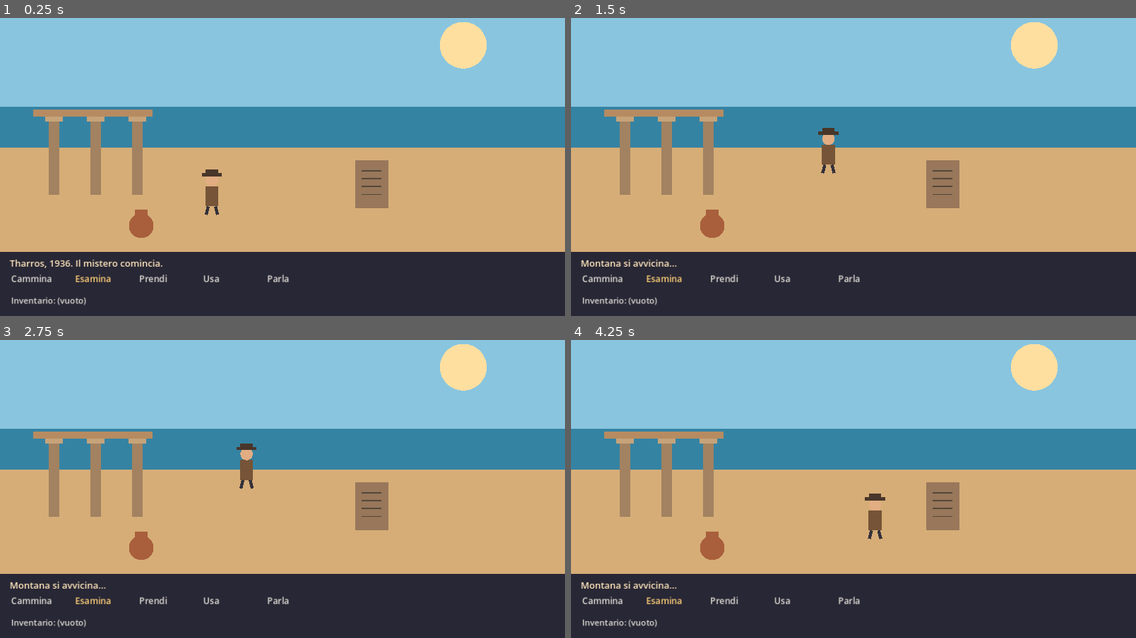
Above: before the commit, frames 1-4 (two rows, left to right).
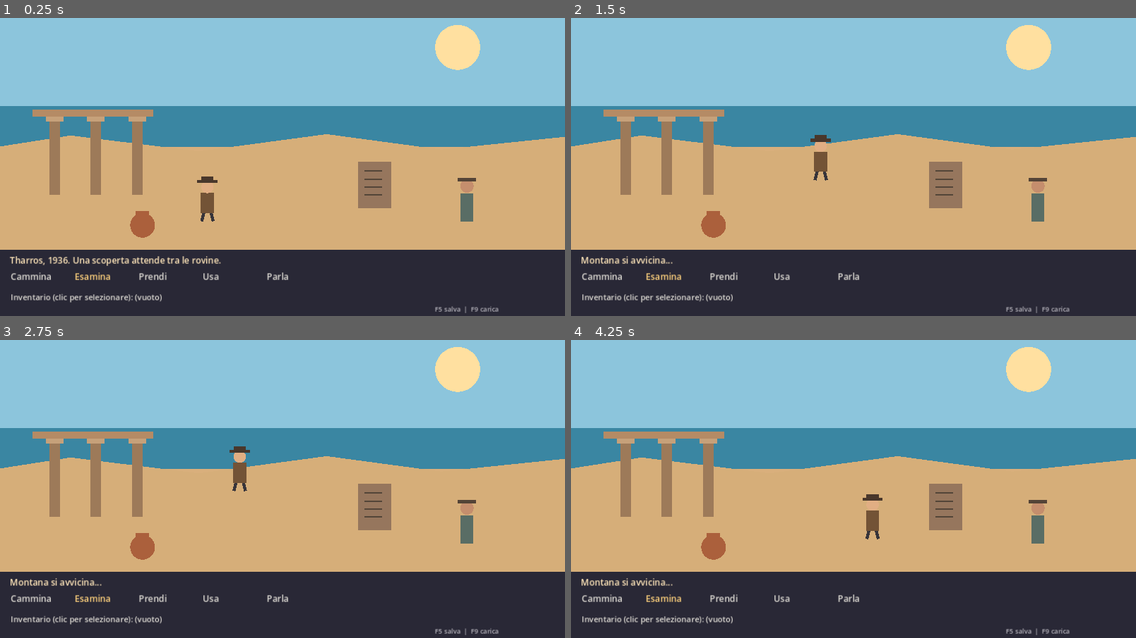
Above: after the commit, the same moments.

Repository: simulesco/montana-graves
Game: Godot game, scene res://scenes/main.tscn
Same seed, same stepped clock (60 frames per second), same inputs: the game is played once before the commit and once after it.
Inputs (mouse positions are in pixels of both pictures, inside the frame that each line leads up to):
- Up to frame 1 (0.25 s): no input
- Up to frame 2 (1.5 s): tap Enter at 0.5 s; tap 1 at 0.6 s; click (853, 158) at 0.67 s; tap 3 at 0.8, 1.35 s; move the mouse to (740, 172) at 1.27 s; click (740, 172) at 1.42 s
- Up to frame 3 (2.75 s): tap 1 at 1.55, 2.1 s; move the mouse to (339, 408) at 2.02 s; click (339, 408) at 2.17 s; tap 3 at 2.3 s
- Up to frame 4 (4.25 s): move the mouse to (825, 542) at 2.77 s; tap 3 at 2.85, 3.8 s; click (825, 542) at 2.92 s; tap 1 at 3.05, 3.6 s; move the mouse to (1023, 527) at 3.52 s; click (1023, 527) at 3.67 s

The runs differ from the first frame. In frame 1, 5.7% of the frame differs, in the area x 0-100%, y 1-100%; in frame 2, 5.5%; in frame 3, 5.4%; in frame 4, 5.2%.

Commit message:
feat: prototype 0.2 dialogues, inventory selection, saves and improved scene

Diff:
--- a/scripts/main.gd
+++ b/scripts/main.gd
@@ -1,70 +1,121 @@
 extends Control
+## Montana Graves - prototype 0.2. All visuals are temporary vector shapes.
+const VERBS := ["Cammina", "Esamina", "Prendi", "Usa", "Parla"]
+const SAVE_PATH := "user://montana_graves_save.json"
+var hero := Vector2(470, 505)
+var destination := Vector2(470, 505)
+var verb := "Esamina"
+var message := "Tharros, 1936. Una scoperta attende tra le rovine."
+var inventory: Array[String] = []
+var selected_item := ""
+var puzzle_solved := false
+var dialogue_open := false
+var dialogue_options := ["Chi sei?", "Cosa sai della stele?", "Arrivederci."]
+var hotspots := [
+	{"name":"Stele", "area":Rect2(805, 360, 92, 115), "detail":"Un'iscrizione di fantasia, ispirata al mondo fenicio-punico. Manca una tessera."},
+	{"name":"Anfora", "area":Rect2(283, 475, 82, 77), "detail":"Un recipiente rotto. Tra i cocci intravedo qualcosa."},
+	{"name":"Portico", "area":Rect2(76, 260, 280, 185), "detail":"Rovine stratificate: non tutte appartengono alla stessa epoca."},
+	{"name":"Archeologa", "area":Rect2(1025, 385, 65, 165), "detail":"Una studiosa osserva gli scavi con attenzione."}
+]
 
-var hero := Vector2(480, 490)
-var destination := Vector2(480, 490)
-var verb := "Esamina"
-var message := "Tharros, 1936. Il mistero comincia."
-var inventory: Array[String] = []
-var spots := [
-	{"name": "Stele", "area": Rect2(790, 355, 100, 120), "detail": "Una stele incisa. Sembra mancare un pezzo."},
-	{"name": "Anfora", "area": Rect2(280, 470, 80, 80), "detail": "Un'anfora spezzata tra le rovine."},
-	{"name": "Portico", "area": Rect2(75, 260, 275, 180), "detail": "Colonne di un antico edificio, trasformato nei secoli."}
-]
-const VERBS := ["Cammina", "Esamina", "Prendi", "Usa", "Parla"]
+func _ready() -> void:
+	set_process(true)
+	queue_redraw()
 
 func _process(delta: float) -> void:
-	hero = hero.move_toward(destination, 200.0 * delta)
+	hero = hero.move_toward(destination, 190.0 * delta)
 	queue_redraw()
 
 func _draw() -> void:
 	var w := size.x
 	var h := size.y
-	draw_rect(Rect2(0, 0, w, h), Color("#d6ad77"))
-	draw_rect(Rect2(0, 0, w, 295), Color("#89c5df"))
-	draw_rect(Rect2(0, 245, w, 92), Color("#3583a3"))
-	draw_circle(Vector2(w * 0.82, 105), 53, Color("#ffdfa0"))
-	for x in [110, 205, 300]:
-		draw_rect(Rect2(x, 275, 24, 170), Color("#a28260"))
-		draw_rect(Rect2(x - 8, 262, 40, 17), Color("#c6a37a"))
-	draw_rect(Rect2(75, 252, 270, 15), Color("#b78b61"))
-	draw_rect(Rect2(805, 367, 75, 108), Color("#98775b"))
+	# Sea, sky and landscape (placeholder illustration).
+	draw_rect(Rect2(0, 0, w, h), Color("#d9af7c"))
+	draw_rect(Rect2(0, 0, w, 295), Color("#8cc5dc"))
+	draw_rect(Rect2(0, 243, w, 93), Color("#3a86a2"))
+	draw_circle(Vector2(w * 0.81, 110), 51, Color("#ffe0a0"))
+	draw_colored_polygon(PackedVector2Array([Vector2(0,335),Vector2(160,310),Vector2(450,346),Vector2(740,307),Vector2(1000,342),Vector2(w,313),Vector2(w,575),Vector2(0,575)]),Color("#d6ae79"))
+	for x in [112, 205, 299]:
+		draw_rect(Rect2(x, 276, 24, 169), Color("#9d7a59"))
+		draw_rect(Rect2(x - 8, 263, 40, 16), Color("#c6a17a"))
+	draw_rect(Rect2(74, 252, 273, 16), Color("#b58b65"))
+	# Stele and invented glyph marks.
+	draw_rect(Rect2(811, 369, 75, 106), Color("#96765d"))
 	for i in range(4):
-		draw_line(Vector2(820, 390 + i * 18), Vector2(864, 390 + i * 18), Color("#544738"), 3)
-	draw_circle(Vector2(320, 515), 28, Color("#a95f3c"))
-	draw_rect(Rect2(306, 479, 28, 17), Color("#a95f3c"))
-	draw_line(hero + Vector2(-8, -19), hero + Vector2(-13, 0), Color("#34313a"), 7)
-	draw_line(hero + Vector2(8, -19), hero + Vector2(13, 0), Color("#34313a"), 7)
-	draw_rect(Rect2(hero.x - 15, hero.y - 65, 30, 46), Color("#765437"))
-	draw_circle(hero + Vector2(0, -78), 14, Color("#e2ad82"))
-	draw_rect(Rect2(hero.x - 23, hero.y - 94, 46, 7), Color("#48362a"))
-	draw_rect(Rect2(hero.x - 14, hero.y - 102, 28, 11), Color("#48362a"))
-	draw_rect(Rect2(0, h - 145, w, 145), Color("#282735"))
-	draw_string(ThemeDB.fallback_font, Vector2(22, h - 112), message, HORIZONTAL_ALIGNMENT_LEFT, int(w - 44), 21, Color("#ffe6bc"))
+		draw_line(Vector2(825, 391 + i * 18), Vector2(866, 391 + i * 18), Color("#534538"), 3)
+	# Amphora.
+	if not inventory.has("Frammento"):
+		draw_circle(Vector2(323, 514), 28, Color("#ab603c"))
+		draw_rect(Rect2(308, 481, 30, 16), Color("#ab603c"))
+	else:
+		draw_circle(Vector2(323, 520), 22, Color("#965a3e"))
+	# Archaeologist NPC.
+	draw_rect(Rect2(1044, 441, 28, 65), Color("#596d65"))
+	draw_circle(Vector2(1058, 425), 15, Color("#c58e6d"))
+	draw_rect(Rect2(1037, 407, 42, 7), Color("#544437"))
+	# Player.
+	draw_line(hero + Vector2(-8,-20), hero + Vector2(-13,0), Color("#37343a"), 7)
+	draw_line(hero + Vector2(8,-20), hero + Vector2(13,0), Color("#37343a"), 7)
+	draw_rect(Rect2(hero.x - 15, hero.y - 65, 30, 46), Color("#735336"))
+	draw_circle(hero + Vector2(0,-78), 14, Color("#e1ae83"))
+	draw_rect(Rect2(hero.x - 23, hero.y - 94, 46, 7), Color("#49372b"))
+	draw_rect(Rect2(hero.x - 14, hero.y - 102, 28, 11), Color("#49372b"))
+	# Interface.
+	draw_rect(Rect2(0, h - 151, w, 151), Color("#292836"))
+	draw_string(ThemeDB.fallback_font, Vector2(22,h - 119), message, HORIZONTAL_ALIGNMENT_LEFT, int(w - 44), 20, Color("#ffe6ba"))
 	for i in range(VERBS.size()):
-		var tint := Color("#ffd078") if VERBS[i] == verb else Color("#e0ddd6")
-		draw_string(ThemeDB.fallback_font, Vector2(25 + i * 145, h - 77), VERBS[i], HORIZONTAL_ALIGNMENT_LEFT, 140, 20, tint)
+		var tint := Color("#ffd27d") if VERBS[i] == verb else Color("#e0ddd6")
+		draw_string(ThemeDB.fallback_font, Vector2(24 + i * 145,h - 82), VERBS[i], HORIZONTAL_ALIGNMENT_LEFT, 138, 20, tint)
 	var items := ", ".join(inventory) if not inventory.is_empty() else "(vuoto)"
-	draw_string(ThemeDB.fallback_font, Vector2(25, h - 28), "Inventario: " + items, HORIZONTAL_ALIGNMENT_LEFT, int(w - 50), 19, Color("#e0ddd6"))
+	draw_string(ThemeDB.fallback_font, Vector2(24,h - 36), "Inventario (clic per selezionare): " + items, HORIZONTAL_ALIGNMENT_LEFT, int(w - 50), 18, Color("#e0ddd6"))
+	draw_string(ThemeDB.fallback_font, Vector2(w - 295,h - 10), "F5 salva  |  F9 carica", HORIZONTAL_ALIGNMENT_LEFT, 280, 15, Color("#b6b4bc"))
+	if selected_item != "":
+		draw_string(ThemeDB.fallback_font, Vector2(755,h - 82), "Selezionato: " + selected_item, HORIZONTAL_ALIGNMENT_LEFT, 500, 18, Color("#ffd27d"))
+	if dialogue_open:
+		draw_rect(Rect2(330, 75, 650, 230), Color("#252734"))
+		draw_string(ThemeDB.fallback_font, Vector2(355,110), "Conversazione con l'archeologa", HORIZONTAL_ALIGNMENT_LEFT, 610, 22, Color("#ffe2ad"))
+		for i in range(dialogue_options.size()):
+			draw_string(ThemeDB.fallback_font, Vector2(365,158 + i * 49), str(i + 1) + ". " + dialogue_options[i], HORIZONTAL_ALIGNMENT_LEFT, 580, 20, Color("#eeeeee"))
+
+func _unhandled_key_input(event: InputEvent) -> void:
+	if event is InputEventKey and event.pressed and not event.echo:
+		if event.keycode == KEY_F5:
+			save_game()
+		elif event.keycode == KEY_F9:
+			load_game()
+		elif dialogue_open and event.keycode >= KEY_1 and event.keycode <= KEY_3:
+			answer_dialogue(event.keycode - KEY_1)
 
 func _gui_input(event: InputEvent) -> void:
 	if not (event is InputEventMouseButton and event.pressed and event.button_index == MOUSE_BUTTON_LEFT):
 		return
 	var p: Vector2 = event.position
-	if p.y >= size.y - 103:
-		if p.y <= size.y - 52 and p.x >= 25:
-			var index := int((p.x - 25) / 145)
+	if dialogue_open:
+		if Rect2(330, 75, 650, 230).has_point(p):
+			var choice := int((p.y - 125) / 49)
+			if choice >= 0 and choice < dialogue_options.size():
+				answer_dialogue(choice)
+		return
+	if p.y >= size.y - 104:
+		if p.y <= size.y - 53 and p.x >= 24:
+			var index := int((p.x - 24) / 145)
 			if index >= 0 and index < VERBS.size():
 				verb = VERBS[index]
+				selected_item = ""
 				message = verb + "..."
-	elif p.y < size.y - 145:
+		elif p.y > size.y - 53 and not inventory.is_empty():
+			selected_item = inventory[0]
+			verb = "Usa"
+			message = "Usa " + selected_item + " con..."
+	elif p.y < size.y - 151:
 		var hit := false
-		for spot in spots:
+		for spot in hotspots:
 			if spot["area"].has_point(p):
 				hit = true
 				interact(spot)
 				break
 		if not hit:
-			destination = Vector2(clampf(p.x, 30, size.x - 30), clampf(p.y, 350, 560))
+			destination = Vector2(clampf(p.x,30,size.x - 30),clampf(p.y,355,550))
 			message = "Montana si avvicina..."
 	queue_redraw()
 
@@ -76,17 +127,66 @@
 		"Prendi":
 			if name == "Anfora" and not inventory.has("Frammento"):
 				inventory.append("Frammento")
-				message = "Hai raccolto un frammento di ceramica."
+				message = "Raccolto: frammento con un'incisione."
 			else:
 				message = "Non posso prenderlo."
 		"Usa":
-			if name == "Stele" and inventory.has("Frammento"):
-				message = "Il frammento combacia con la stele! Primo indizio trovato."
+			if name == "Stele" and inventory.has("Frammento") and (selected_item == "Frammento" or selected_item == ""):
+				puzzle_solved = true
+				message = "Il frammento completa il disegno! Una pista conduce a Nora."
+				selected_item = ""
 			else:
 				message = "Non sembra funzionare."
 		"Parla":
-			message = "Non credo che " + name + " possa rispondermi."
+			if name == "Archeologa":
+				dialogue_open = true
+				message = "Una collega si presenta."
+			else:
+				message = "Non ricevo risposta."
 		_:
-			destination = spot["area"].get_center() + Vector2(0, 90)
-			destination.y = clampf(destination.y, 350, 560)
+			destination = spot["area"].get_center() + Vector2(0,85)
+			destination.y = clampf(destination.y,355,550)
 			message = "Mi avvicino a " + name + "."
+
+func answer_dialogue(choice: int) -> void:
+	dialogue_open = false
+	match choice:
+		0:
+			message = "Sono Elena Serra. Studio le tracce delle antiche rotte mediterranee."
+		1:
+			message = "Elena: Non confondere le epoche. Questa iscrizione è una finzione del nostro mistero."
+		_:
+			message = "Elena: Buona fortuna, Montana."
+	queue_redraw()
+
+func save_game() -> void:
+	var data := {"hero_x":hero.x,"hero_y":hero.y,"inventory":inventory,"puzzle_solved":puzzle_solved}
+	var file := FileAccess.open(SAVE_PATH,FileAccess.WRITE)
+	if file == null:
+		message = "Impossibile salvare."
+		return
+	file.store_string(JSON.stringify(data))
+	message = "Partita salvata."
+
+func load_game() -> void:
+	if not FileAccess.file_exists(SAVE_PATH):
+		message = "Nessun salvataggio trovato."
+		return
+	var file := FileAccess.open(SAVE_PATH,FileAccess.READ)
+	if file == null:
+		message = "Impossibile caricare."
+		return
+	var data = JSON.parse_string(file.get_as_text())
+	if not (data is Dictionary):
+		message = "Salvataggio non valido."
+		return
+	hero = Vector2(float(data.get("hero_x",470)),float(data.get("hero_y",505)))
+	destination = hero
+	inventory.clear()
+	for item in data.get("inventory",[]):
+		if item is String:
+			inventory.append(item)
+	puzzle_solved = bool(data.get("puzzle_solved",false))
+	selected_item = ""
+	dialogue_open = false
+	message = "Partita caricata."
